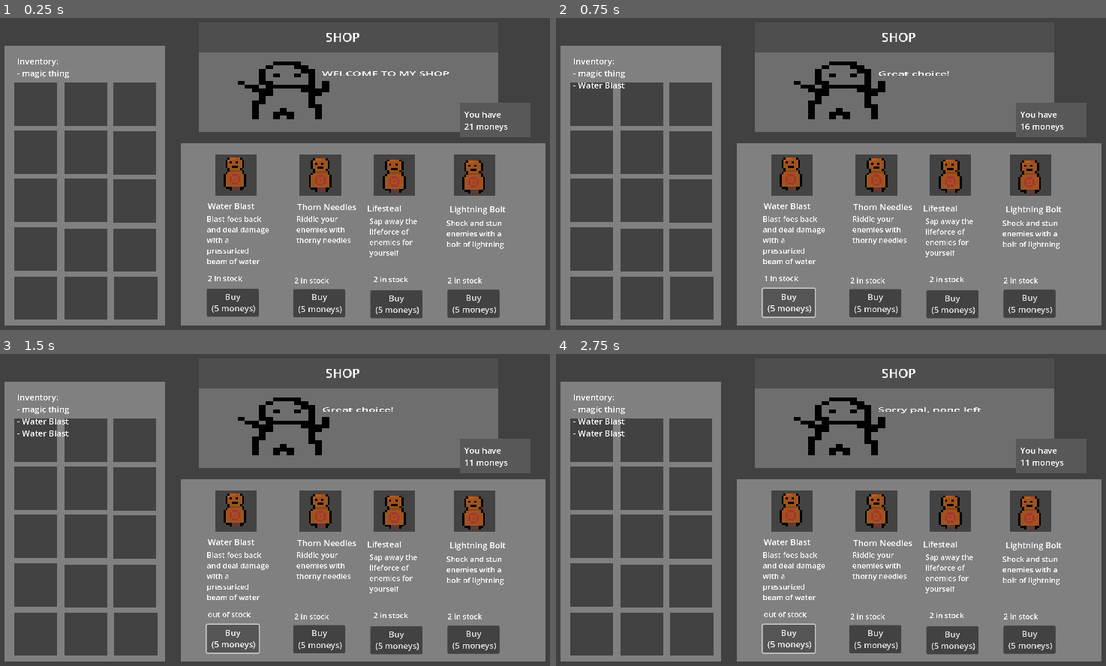
Above: before the commit, frames 1-4 (two rows, left to right).
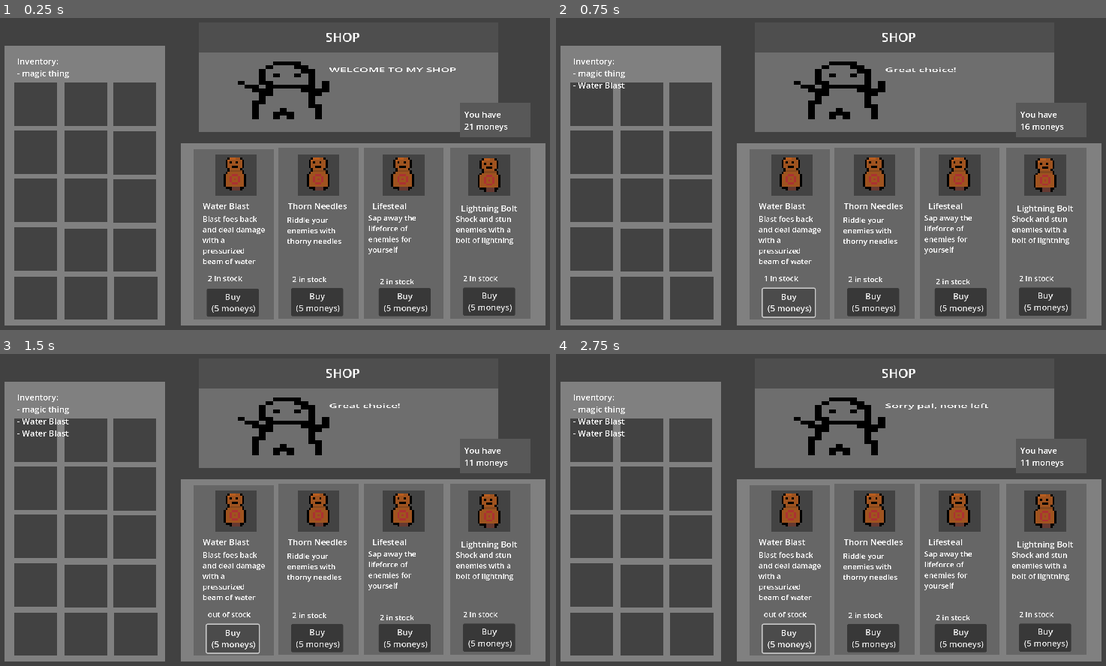
Above: after the commit, the same moments.

Repository: CoderXam/UntitledGameJame104
Game: Godot game, scene res://Scenes/shop/shop_scene.tscn
The game is run twice, just before and just after one commit, with the same random seed, the same clock (stepped at 60 frames per second) and the same inputs.
Inputs:
- Up to frame 1 (0.25 s): no input
- Up to frame 2 (0.75 s): click "Buy (5 moneys)" at 0.5 s
- Up to frame 3 (1.5 s): click "Buy (5 moneys)" at 1.25 s
- Up to frame 4 (2.75 s): click "Buy (5 moneys)" at 2 s

The runs differ from the first frame. In frame 1, 27% of the frame differs, in the area x 35-97%, y 15-97%; in frame 2, 27%; in frame 3, 27%; in frame 4, 27%.

Commit message:
shop gui stuff

Diff:
--- a/Scenes/shop/shop_scene.tscn
+++ b/Scenes/shop/shop_scene.tscn
@@ -7,6 +7,8 @@
 [sub_resource type="QuadMesh" id="QuadMesh_i076y"]
 
 [sub_resource type="QuadMesh" id="QuadMesh_sc53u"]
+
+[sub_resource type="QuadMesh" id="QuadMesh_lt8vg"]
 
 [sub_resource type="QuadMesh" id="QuadMesh_c5l4o"]
 
@@ -30,6 +32,30 @@
 scale = Vector2(700, 350)
 mesh = SubResource("QuadMesh_sc53u")
 
+[node name="MeshInstance2D5" type="MeshInstance2D" parent="Shelf"]
+self_modulate = Color(0.800491, 0.800491, 0.800491, 1)
+position = Vector2(-0.354286, 0)
+scale = Vector2(0.22, 0.937143)
+mesh = SubResource("QuadMesh_lt8vg")
+
+[node name="MeshInstance2D6" type="MeshInstance2D" parent="Shelf"]
+self_modulate = Color(0.800491, 0.800491, 0.800491, 1)
+position = Vector2(-0.122857, -0.00571429)
+scale = Vector2(0.22, 0.937143)
+mesh = SubResource("QuadMesh_lt8vg")
+
+[node name="MeshInstance2D7" type="MeshInstance2D" parent="Shelf"]
+self_modulate = Color(0.800491, 0.800491, 0.800491, 1)
+position = Vector2(0.111429, -0.00571429)
+scale = Vector2(0.22, 0.937143)
+mesh = SubResource("QuadMesh_lt8vg")
+
+[node name="MeshInstance2D8" type="MeshInstance2D" parent="Shelf"]
+self_modulate = Color(0.800491, 0.800491, 0.800491, 1)
+position = Vector2(0.348571, -0.00571429)
+scale = Vector2(0.22, 0.937143)
+mesh = SubResource("QuadMesh_lt8vg")
+
 [node name="MeshInstance2D" type="MeshInstance2D" parent="Shelf"]
 modulate = Color(0.521141, 0.521141, 0.52114, 1)
 position = Vector2(-0.348571, -0.325714)
@@ -38,19 +64,19 @@
 
 [node name="MeshInstance2D2" type="MeshInstance2D" parent="Shelf"]
 modulate = Color(0.521141, 0.521141, 0.52114, 1)
-position = Vector2(-0.117143, -0.325714)
+position = Vector2(-0.122, -0.326)
 scale = Vector2(0.114286, 0.228571)
 mesh = SubResource("QuadMesh_c5l4o")
 
 [node name="MeshInstance2D3" type="MeshInstance2D" parent="Shelf"]
 modulate = Color(0.521141, 0.521141, 0.52114, 1)
-position = Vector2(0.086, -0.326)
+position = Vector2(0.111, -0.326)
 scale = Vector2(0.114286, 0.228571)
 mesh = SubResource("QuadMesh_c5l4o")
 
 [node name="MeshInstance2D4" type="MeshInstance2D" parent="Shelf"]
 modulate = Color(0.521141, 0.521141, 0.52114, 1)
-position = Vector2(0.306, -0.326)
+position = Vector2(0.346, -0.326)
 scale = Vector2(0.114286, 0.228571)
 mesh = SubResource("QuadMesh_c5l4o")
 
@@ -174,10 +200,10 @@
 texture = ExtResource("3_6yepq")
 
 [node name="Welcome" type="RichTextLabel" parent="Shopkeeper"]
-offset_left = 5.48149
-offset_top = -5.2437
-offset_right = 273.481
-offset_bottom = 34.7563
+offset_left = 6.22222
+offset_top = -5.64706
+offset_right = 274.222
+offset_bottom = 34.3529
 scale = Vector2(0.1, 0.1)
 text = "WELCOME TO MY SHOP"
 
@@ -205,18 +231,18 @@
 
 [node name="description" type="RichTextLabel" parent="rune1"]
 layout_mode = 0
-offset_left = -24.0
+offset_left = -32.0
 offset_top = 108.0
-offset_right = 118.0
+offset_right = 110.0
 offset_bottom = 237.0
 scale = Vector2(0.9, 0.9)
 text = "descrption: lorem ipsum skibidi bap mmmmmm "
 
 [node name="name" type="RichTextLabel" parent="rune1"]
 layout_mode = 0
-offset_left = -22.0
+offset_left = -32.0
 offset_top = 82.0
-offset_right = 112.0
+offset_right = 102.0
 offset_bottom = 122.0
 text = "name"
 
@@ -230,10 +256,10 @@
 text = "1 In stock"
 
 [node name="rune2" type="TextureRect" parent="."]
-offset_left = 602.0
-offset_top = 284.0
-offset_right = 666.0
-offset_bottom = 348.0
+offset_left = 598.0
+offset_top = 282.0
+offset_right = 662.0
+offset_bottom = 346.0
 texture = ExtResource("2_eub30")
 
 [node name="buy" type="Button" parent="rune2"]
@@ -253,18 +279,18 @@
 
 [node name="description" type="RichTextLabel" parent="rune2"]
 layout_mode = 0
-offset_left = -16.0
-offset_top = 106.0
-offset_right = 133.0
-offset_bottom = 237.0
+offset_left = -30.0
+offset_top = 110.0
+offset_right = 119.0
+offset_bottom = 241.0
 scale = Vector2(0.9, 0.9)
 text = "descrption: lorem ipsum skibidi bap mmmmmm "
 
 [node name="name" type="RichTextLabel" parent="rune2"]
 layout_mode = 0
-offset_left = -14.0
+offset_left = -28.0
 offset_top = 82.0
-offset_right = 123.0
+offset_right = 109.0
 offset_bottom = 122.0
 text = "name"
 
@@ -278,10 +304,10 @@
 text = "1 In stock"
 
 [node name="rune3" type="TextureRect" parent="."]
-offset_left = 744.0
-offset_top = 286.0
-offset_right = 808.0
-offset_bottom = 350.0
+offset_left = 760.0
+offset_top = 282.0
+offset_right = 824.0
+offset_bottom = 346.0
 texture = ExtResource("2_eub30")
 
 [node name="buy" type="Button" parent="rune3"]
@@ -301,35 +327,35 @@
 
 [node name="description" type="RichTextLabel" parent="rune3"]
 layout_mode = 0
-offset_left = -18.0
-offset_top = 108.0
-offset_right = 124.0
-offset_bottom = 237.0
+offset_left = -36.0
+offset_top = 106.0
+offset_right = 106.0
+offset_bottom = 235.0
 scale = Vector2(0.9, 0.9)
 text = "descrption: lorem ipsum skibidi bap mmmmmm"
 
 [node name="name" type="RichTextLabel" parent="rune3"]
 layout_mode = 0
-offset_left = -22.0
+offset_left = -28.0
 offset_top = 82.0
-offset_right = 131.0
+offset_right = 125.0
 offset_bottom = 122.0
 text = "name"
 
 [node name="stock" type="RichTextLabel" parent="rune3"]
 layout_mode = 0
-offset_left = -10.0
-offset_top = 220.0
-offset_right = 131.0
-offset_bottom = 260.0
+offset_left = -14.0
+offset_top = 228.0
+offset_right = 127.0
+offset_bottom = 268.0
 scale = Vector2(0.9, 0.9)
 text = "1 In stock"
 
 [node name="rune4" type="TextureRect" parent="."]
-offset_left = 896.0
-offset_top = 288.0
-offset_right = 960.0
-offset_bottom = 352.0
+offset_left = 926.0
+offset_top = 284.0
+offset_right = 990.0
+offset_bottom = 348.0
 texture = ExtResource("2_eub30")
 
 [node name="buy" type="Button" parent="rune4"]
@@ -349,19 +375,19 @@
 
 [node name="description" type="RichTextLabel" parent="rune4"]
 layout_mode = 0
-offset_left = -22.0
-offset_top = 110.0
-offset_right = 129.0
-offset_bottom = 234.0
+offset_left = -34.0
+offset_top = 106.0
+offset_right = 117.0
+offset_bottom = 230.0
 scale = Vector2(0.9, 0.9)
 text = "descrption: lorem ipsum skibidi bap mmmmmm "
 
 [node name="name" type="RichTextLabel" parent="rune4"]
 layout_mode = 0
-offset_left = -16.0
-offset_top = 82.0
-offset_right = 112.0
-offset_bottom = 122.0
+offset_left = -24.0
+offset_top = 84.0
+offset_right = 104.0
+offset_bottom = 124.0
 text = "name"
 
 [node name="stock" type="RichTextLabel" parent="rune4"]
Not shown: 1 places in Scenes/shop/shop_scene.tscn that only renumber resources
